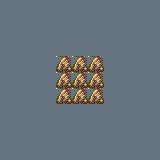
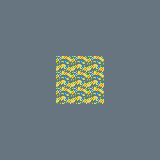
Layered file, before and after one edit (160 × 160). Changes by layer:
painted on "Layer 1 copy" over [72, 56, 88, 72]
painted on "Layer 1 copy 2" over [88, 56, 104, 72]
painted on "Layer 1 copy 3" over [88, 72, 104, 88]
painted on "Layer 1 copy 4" over [88, 88, 104, 104]
painted on "Layer 1 copy 5" over [72, 88, 88, 104]
painted on "Layer 1 copy 6" over [56, 88, 72, 104]
painted on "Layer 1 copy 7" over [56, 72, 72, 88]
painted on "Layer 1 copy 8" over [56, 56, 72, 72]
painted on "Layer 1" over [72, 72, 88, 88]
